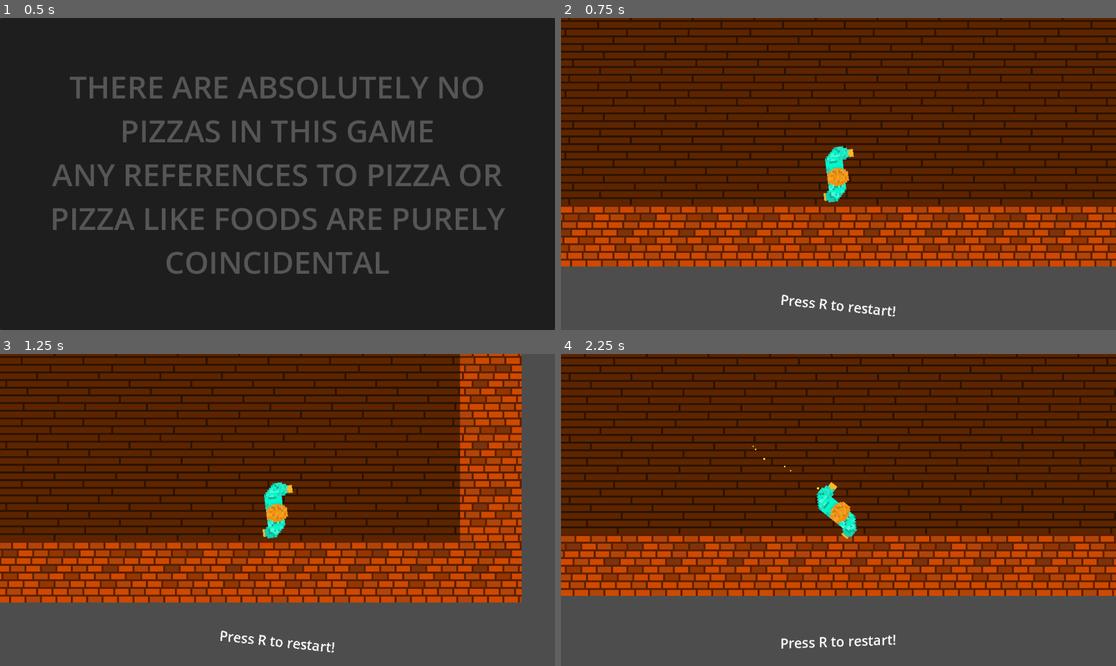
Above: before the commit, frames 1-4 (two rows, left to right).
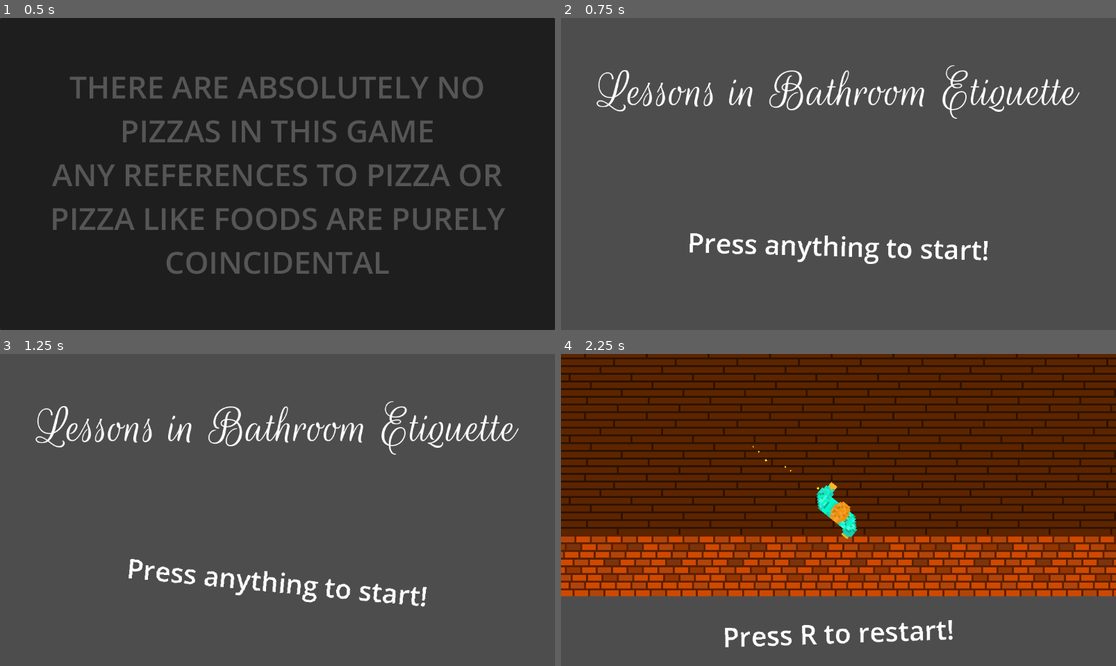
Above: after the commit, the same moments.

Repository: Jibby-Games/PizzaJam11
Game: Godot game, scene res://menu/intro.tscn
Same seed, same stepped clock (60 frames per second), same inputs: the game is played once before the commit and once after it.
Inputs (mouse positions are in pixels of both pictures, inside the frame that each line leads up to):
- Up to frame 1 (0.5 s): no input
- Up to frame 2 (0.75 s): move the mouse to (960, 158) at 0.52 s; press the mouse at (960, 158) at 0.53 s; hold D (right) from 0.53 s (still down)
- Up to frame 3 (1.25 s): keep holding D (right)
- Up to frame 4 (2.25 s): tap R (restart) at 1.25, 2 s; move the mouse to (727, 525) at 1.27 s; release D (right) at 1.28 s; release the mouse at (727, 525) at 1.28 s; hold S (down) 1.28-2.03 s; click (727, 525) at 1.35 s; move the mouse to (894, 441) at 2.02 s; press the mouse at (894, 441) at 2.03 s; hold D (right) from 2.03 s (still down)

Frame 1 is identical in both runs. In frame 2, 80% of the frame differs, in the area x 0-100%, y 0-96%; in frame 3, 75%; in frame 4, 11%.

Commit message:
feat: add main menu

Diff:
--- a/menu/intro.gd
+++ b/menu/intro.gd
@@ -1,15 +1,6 @@
 extends Control
 
 @export var next_scene := preload("res://levels/bar.tscn")
-
-# Called when the node enters the scene tree for the first time.
-func _ready() -> void:
-	pass # Replace with function body.
-
-
-# Called every frame. 'delta' is the elapsed time since the previous frame.
-func _process(delta: float) -> void:
-	pass
 
 func _input(event: InputEvent) -> void:
 	# Skip intro
--- a/menu/intro.tscn
+++ b/menu/intro.tscn
@@ -1,6 +1,7 @@
-[gd_scene load_steps=7 format=3 uid="uid://um7p525x7sil"]
+[gd_scene load_steps=8 format=3 uid="uid://um7p525x7sil"]
 
 [ext_resource type="Script" path="res://menu/intro.gd" id="1_0mc1u"]
+[ext_resource type="PackedScene" uid="uid://cf3uk5ascmaje" path="res://menu/main_menu.tscn" id="2_8u0fo"]
 
 [sub_resource type="SystemFont" id="SystemFont_u7nsh"]
 
@@ -68,6 +69,7 @@
 grow_horizontal = 2
 grow_vertical = 2
 script = ExtResource("1_0mc1u")
+next_scene = ExtResource("2_8u0fo")
 
 [node name="Panel" type="Panel" parent="."]
 self_modulate = Color(0, 0, 0, 1)
--- a/menu/main_menu.tscn
+++ b/menu/main_menu.tscn
@@ -1,4 +1,12 @@
-[gd_scene format=3 uid="uid://cf3uk5ascmaje"]
+[gd_scene load_steps=5 format=3 uid="uid://cf3uk5ascmaje"]
+
+[ext_resource type="FontFile" uid="uid://dbgookkt3iucb" path="res://fonts/RougeScript-Regular.ttf" id="1_gm2b4"]
+[ext_resource type="Script" path="res://menu/intro.gd" id="1_nktd2"]
+[ext_resource type="PackedScene" uid="uid://bifwnlj3ihlye" path="res://ui/rotaty_text.tscn" id="2_eo5vi"]
+
+[sub_resource type="LabelSettings" id="LabelSettings_wx10w"]
+font = ExtResource("1_gm2b4")
+font_size = 110
 
 [node name="MainMenu" type="Control"]
 layout_mode = 3
@@ -7,11 +15,29 @@
 anchor_bottom = 1.0
 grow_horizontal = 2
 grow_vertical = 2
+script = ExtResource("1_nktd2")
 
-[node name="Label" type="Label" parent="."]
-layout_mode = 0
-offset_left = 371.0
-offset_top = 191.0
-offset_right = 789.0
-offset_bottom = 336.0
-text = "MAIN MENU!!!!!"
+[node name="Title" type="Label" parent="."]
+layout_mode = 1
+anchors_preset = 5
+anchor_left = 0.5
+anchor_right = 0.5
+offset_left = -499.0
+offset_top = 88.0
+offset_right = 497.0
+offset_bottom = 218.0
+grow_horizontal = 2
+text = "Lessons in Bathroom Etiquette"
+label_settings = SubResource("LabelSettings_wx10w")
+
+[node name="AudioStreamPlayer" type="AudioStreamPlayer" parent="."]
+
+[node name="RotatyLabel" parent="." instance=ExtResource("2_eo5vi")]
+layout_mode = 1
+offset_left = -313.0
+offset_top = -213.0
+offset_right = 313.0
+offset_bottom = -136.0
+rotation = 0.0
+pivot_offset = Vector2(313, 38)
+text = "Press anything to start!"
--- a/project.godot
+++ b/project.godot
@@ -10,7 +10,8 @@
 
 [application]
 
-config/name="PizzaJam11"
+config/name="Lessons in Bathroom Etiquette"
+config/description="Game made for the Pizza Jam 11 game jam!"
 run/main_scene="res://menu/intro.tscn"
 config/features=PackedStringArray("4.2", "Forward Plus")
 
--- /dev/null
+++ b/ui/rotaty_text.tscn
@@ -0,0 +1,71 @@
+[gd_scene load_steps=6 format=3 uid="uid://bifwnlj3ihlye"]
+
+[sub_resource type="SystemFont" id="SystemFont_hrl16"]
+subpixel_positioning = 0
+
+[sub_resource type="LabelSettings" id="LabelSettings_g8jyj"]
+font = SubResource("SystemFont_hrl16")
+font_size = 56
+
+[sub_resource type="Animation" id="Animation_qaem2"]
+length = 0.001
+tracks/0/type = "value"
+tracks/0/imported = false
+tracks/0/enabled = true
+tracks/0/path = NodePath("RotatyLabel:rotation")
+tracks/0/interp = 1
+tracks/0/loop_wrap = true
+tracks/0/keys = {
+"times": PackedFloat32Array(0),
+"transitions": PackedFloat32Array(1),
+"update": 0,
+"values": [0.0]
+}
+
+[sub_resource type="Animation" id="Animation_gquce"]
+resource_name = "floaty"
+length = 4.0
+loop_mode = 1
+tracks/0/type = "value"
+tracks/0/imported = false
+tracks/0/enabled = true
+tracks/0/path = NodePath("RotatyLabel:rotation")
+tracks/0/interp = 1
+tracks/0/loop_wrap = true
+tracks/0/keys = {
+"times": PackedFloat32Array(0, 1, 3, 4),
+"transitions": PackedFloat32Array(1, 1, 1, 1),
+"update": 0,
+"values": [0.0, 0.139626, -0.139626, 0.0]
+}
+
+[sub_resource type="AnimationLibrary" id="AnimationLibrary_fuuag"]
+_data = {
+"RESET": SubResource("Animation_qaem2"),
+"floaty": SubResource("Animation_gquce")
+}
+
+[node name="RotatyLabel" type="Label"]
+anchors_preset = 7
+anchor_left = 0.5
+anchor_top = 1.0
+anchor_right = 0.5
+anchor_bottom = 1.0
+offset_left = -120.0
+offset_top = -70.9999
+offset_right = 120.0
+offset_bottom = -31.9999
+grow_horizontal = 2
+grow_vertical = 0
+rotation = -0.129656
+pivot_offset = Vector2(120, 20)
+text = "Press R to restart!"
+label_settings = SubResource("LabelSettings_g8jyj")
+horizontal_alignment = 1
+
+[node name="AnimationPlayer" type="AnimationPlayer" parent="."]
+root_node = NodePath("../..")
+libraries = {
+"": SubResource("AnimationLibrary_fuuag")
+}
+autoplay = "floaty"
--- a/ui/ui.tscn
+++ b/ui/ui.tscn
@@ -1,6 +1,7 @@
-[gd_scene load_steps=13 format=3 uid="uid://bss4sr7ub8gxu"]
+[gd_scene load_steps=9 format=3 uid="uid://bss4sr7ub8gxu"]
 
 [ext_resource type="Script" path="res://ui/ui.gd" id="1_hd550"]
+[ext_resource type="PackedScene" uid="uid://bifwnlj3ihlye" path="res://ui/rotaty_text.tscn" id="2_01ivf"]
 
 [sub_resource type="PlaceholderTexture2D" id="PlaceholderTexture2D_twojf"]
 
@@ -95,50 +96,6 @@
 "showScreen": SubResource("Animation_wmh1e")
 }
 
-[sub_resource type="SystemFont" id="SystemFont_hrl16"]
-
-[sub_resource type="LabelSettings" id="LabelSettings_g8jyj"]
-font = SubResource("SystemFont_hrl16")
-font_size = 28
-
-[sub_resource type="Animation" id="Animation_qaem2"]
-length = 0.001
-tracks/0/type = "value"
-tracks/0/imported = false
-tracks/0/enabled = true
-tracks/0/path = NodePath("Label:rotation")
-tracks/0/interp = 1
-tracks/0/loop_wrap = true
-tracks/0/keys = {
-"times": PackedFloat32Array(0),
-"transitions": PackedFloat32Array(1),
-"update": 0,
-"values": [0.0]
-}
-
-[sub_resource type="Animation" id="Animation_gquce"]
-resource_name = "floaty"
-length = 4.0
-loop_mode = 1
-tracks/0/type = "value"
-tracks/0/imported = false
-tracks/0/enabled = true
-tracks/0/path = NodePath("Label:rotation")
-tracks/0/interp = 1
-tracks/0/loop_wrap = true
-tracks/0/keys = {
-"times": PackedFloat32Array(0, 1, 3, 4),
-"transitions": PackedFloat32Array(1, 1, 1, 1),
-"update": 0,
-"values": [0.0, 0.139626, -0.139626, 0.0]
-}
-
-[sub_resource type="AnimationLibrary" id="AnimationLibrary_fuuag"]
-_data = {
-"RESET": SubResource("Animation_qaem2"),
-"floaty": SubResource("Animation_gquce")
-}
-
 [node name="UI" type="CanvasLayer"]
 script = ExtResource("1_hd550")
 
@@ -235,26 +192,10 @@
 grow_horizontal = 2
 grow_vertical = 2
 
-[node name="Label" type="Label" parent="Ingame"]
-layout_mode = 1
-anchors_preset = 7
-anchor_left = 0.5
-anchor_top = 1.0
-anchor_right = 0.5
-anchor_bottom = 1.0
-offset_left = -121.0
-offset_top = -70.0
-offset_right = 119.0
-offset_bottom = -31.0
-grow_horizontal = 2
-grow_vertical = 0
-pivot_offset = Vector2(120, 20)
-text = "Press R to restart!"
-label_settings = SubResource("LabelSettings_g8jyj")
-horizontal_alignment = 1
-
-[node name="AnimationPlayer" type="AnimationPlayer" parent="Ingame"]
-libraries = {
-"": SubResource("AnimationLibrary_fuuag")
-}
-autoplay = "floaty"
+[node name="RotatyLabel" parent="Ingame" instance=ExtResource("2_01ivf")]
+layout_mode = 1
+offset_left = -239.5
+offset_top = -107.0
+offset_right = 239.5
+offset_bottom = -30.0
+pivot_offset = Vector2(239, 38)
Binary file added: fonts/RougeScript-Regular.ttf
Not shown, added: fonts/RougeScript-Regular.ttf.import
